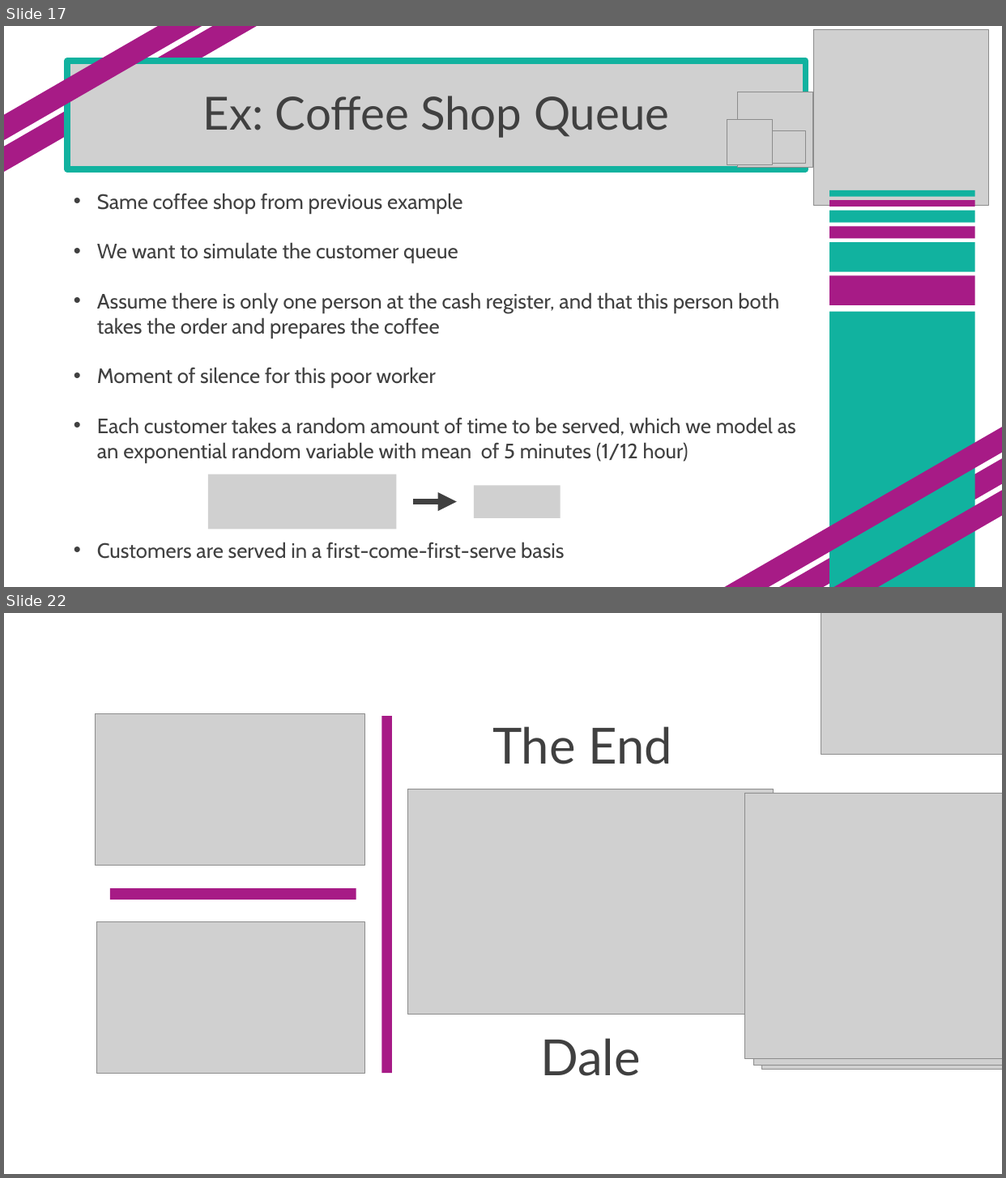
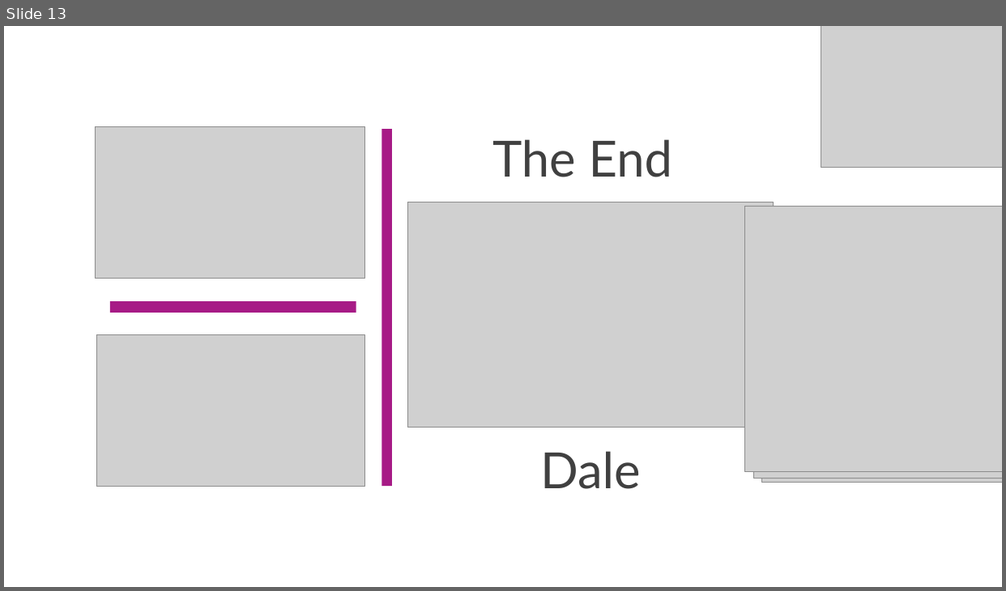
Before and after one commit to SuperMarioGiacomazzo/STOR305_WEBSITE, a slide deck: Lectures/Lecture 30/Lecture 30.pptx. Shown one above the other, each under a label of ours: slides 17 and 22 before the commit, slide 13 after it; the slides between them are not shown. The pictures are 1006x1178 and 1006x591 pixels, drawn with LibreOffice and Linux fonts; fonts in the diff are those of the drawing; grey boxes stand for pictures. Boxes give left, top, right and bottom in pixels: in the first picture for what was removed or moved away, otherwise in the second. Text is boxed around its words. In the diff, an @@ line names an element or a change of style, - is before the commit and + after.

```diff
--- a/Lectures/Lecture 30/Lecture 30.pptx
+++ b/Lectures/Lecture 30/Lecture 30.pptx
@@ slide 17 removed at box(4, 26, 1002, 587), background #FFFFFF @@
@@ rectangle removed at box(4, 26, 268, 184) @@
@@ rectangle removed at box(4, 26, 253, 160) @@
@@ picture removed at box(813, 30, 988, 205) @@
@@ picture removed at box(67, 63, 805, 170) @@
@@ title removed at box(68, 61, 806, 169) @@
-Ex: Coffee Shop Queue
@@ picture removed at box(738, 92, 812, 168) @@
@@ picture removed at box(727, 120, 772, 165) @@
@@ picture removed at box(773, 130, 806, 164) @@
@@ text removed at box(97, 193, 796, 559) @@
-• Same coffee shop from previous example
-• We want to simulate the customer queue
-• Assume there is only one person at the cash register, and that this person both takes the order and prepares the coffee
-• Moment of silence for this poor worker
-• Each customer takes a random amount of time to be served, which we model as an exponential random variable with mean of 5 minutes (1/12 hour)
-• Customers are served in a first-come-first-serve basis
@@ rectangle removed at box(829, 190, 975, 197) @@
@@ rectangle removed at box(829, 200, 975, 207) @@
@@ rectangle removed at box(829, 210, 975, 222) @@
@@ rectangle removed at box(829, 227, 975, 238) @@
@@ rectangle removed at box(829, 242, 975, 272) @@
@@ rectangle removed at box(829, 276, 975, 306) @@
@@ rectangle removed at box(829, 312, 975, 587) @@
@@ rectangle removed at box(701, 408, 1002, 587) @@
@@ rectangle removed at box(765, 431, 1002, 587) @@
@@ rectangle removed at box(778, 455, 1002, 587) @@
@@ picture removed at box(208, 475, 397, 529) @@
@@ picture removed at box(474, 485, 560, 518) @@
@@ arrow removed from (414, 502) to (457, 502) @@
@@ what was slide 22 is now slide 13 @@
```
Also in this commit, not shown: 8 other slides removed, 14 other files.
